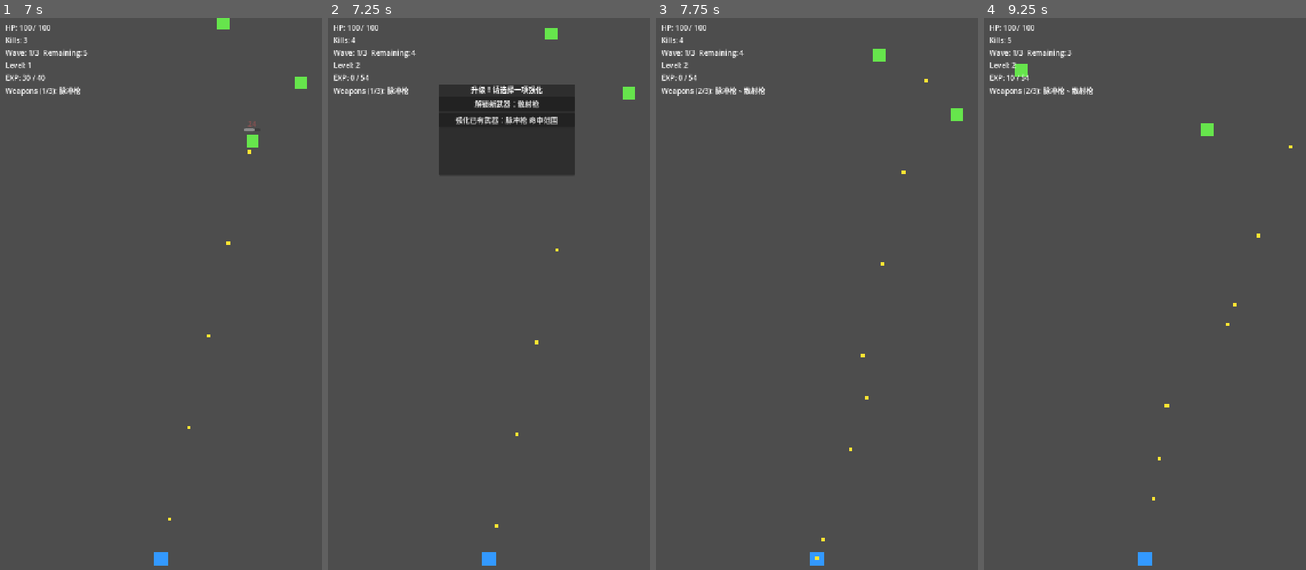
Above: before the commit, frames 1-4 (left to right).
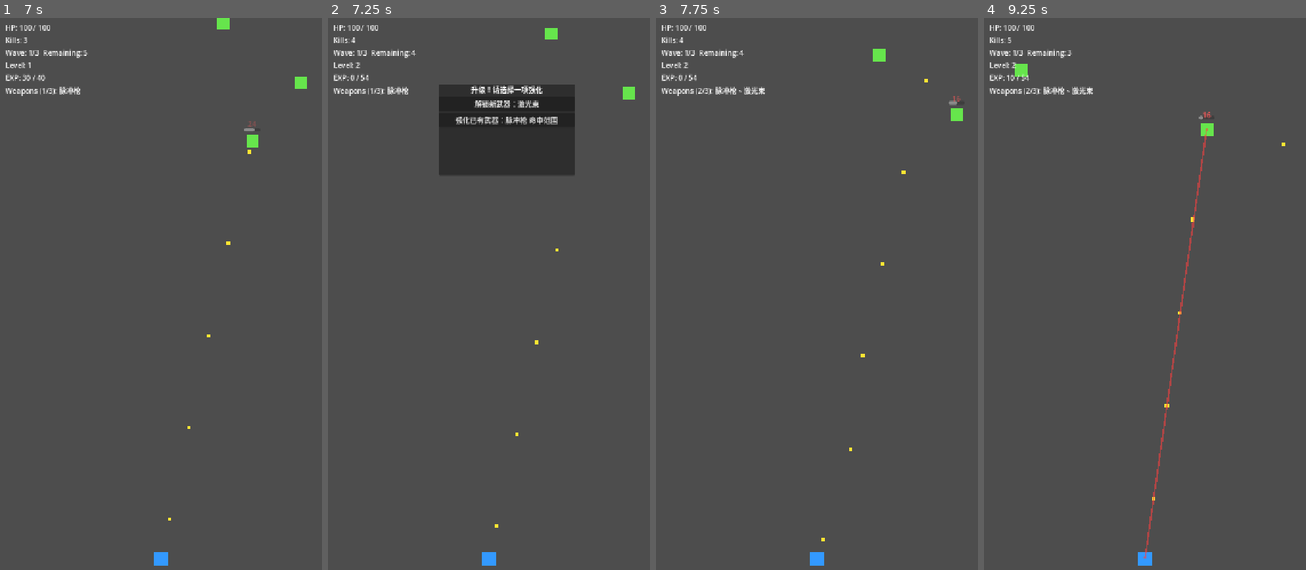
Above: after the commit, the same moments.

Repository: Jlu-waterbrother/fight_zombie
Game: Godot game, scene res://scenes/bootstrap.tscn
Same seed, same stepped clock (60 frames per second), same inputs: the game is played once before the commit and once after it.
Inputs:
- Up to frame 1 (7 s): click "开始游戏" at 0.5 s
- Up to frame 2 (7.25 s): no input
- Up to frame 3 (7.75 s): click "解锁新武器：散射枪" (after the commit: "解锁新武器：激光束") at 7.25 s
- Up to frame 4 (9.25 s): no input

Frame 1 is identical in both runs. In frame 2, less than 0.1% of the frame differs, in the area x 58-66%, y 14-17%; in frame 3, 0.1%; in frame 4, 0.6%, in the area x 27-96%, y 12-98%.

Commit message:
新的武器系统 包括激光和黑洞

Diff:
--- /dev/null
+++ b/core/data/damage_info.gd
@@ -0,0 +1,13 @@
+extends RefCounted
+class_name DamageInfo
+
+var amount := 0.0
+var source_kind: StringName = &"projectile"
+var source_weapon_id: StringName = &""
+
+static func from_values(next_amount: float, next_source_kind: StringName = &"projectile", next_source_weapon_id: StringName = &"") -> DamageInfo:
+	var info := DamageInfo.new()
+	info.amount = maxf(0.0, next_amount)
+	info.source_kind = next_source_kind
+	info.source_weapon_id = next_source_weapon_id
+	return info
--- a/game/enemies/scripts/enemy_base.gd
+++ b/game/enemies/scripts/enemy_base.gd
@@ -16,20 +16,27 @@
 var _is_attacking := false
 var _attack_cooldown := 0.0
 var _is_dead := false
+var _pending_attack_line_y := INF
+var _pending_attack_damage := 0.0
+var _pending_max_health := 0.0
+var _has_pending_config := false
 
 func _ready() -> void:
 	health_component.died.connect(_on_health_died)
+	if _has_pending_config:
+		_apply_runtime_config(_pending_attack_line_y, _pending_attack_damage, _pending_max_health)
+		_has_pending_config = false
 	_refresh_health_bar()
 
 func configure_for_run(next_attack_line_y: float, next_attack_damage: float, next_max_health: float) -> void:
-	attack_line_y = next_attack_line_y
-	attack_damage = next_attack_damage
-	health_component.max_health = maxf(1.0, next_max_health)
-	health_component.current_health = health_component.max_health
-	_is_dead = false
-	_is_attacking = false
-	_attack_cooldown = 0.0
-	_refresh_health_bar()
+	if not is_node_ready() or health_component == null:
+		_pending_attack_line_y = next_attack_line_y
+		_pending_attack_damage = next_attack_damage
+		_pending_max_health = next_max_health
+		_has_pending_config = true
+		return
+
+	_apply_runtime_config(next_attack_line_y, next_attack_damage, next_max_health)
 
 func _physics_process(delta: float) -> void:
 	if _is_dead:
@@ -55,14 +62,20 @@
 		_attack_cooldown = 0.0
 
 func apply_weapon_hit(damage: float, source_kind: StringName = &"projectile", source_weapon_id: StringName = &"") -> bool:
+	var info := DamageInfo.from_values(damage, source_kind, source_weapon_id)
+	return apply_damage_info(info)
+
+func apply_damage_info(info: DamageInfo) -> bool:
 	if _is_dead:
 		return true
+	if info == null:
+		return false
 
-	var final_damage := maxf(0.0, damage)
+	var final_damage := maxf(0.0, info.amount)
 	if final_damage <= 0.0:
 		return false
 
-	if source_kind == &"projectile" and source_weapon_id != &"":
+	if info.source_kind == &"projectile" and info.source_weapon_id != &"":
 		pass
 
 	health_component.apply_damage(final_damage)
@@ -103,3 +116,13 @@
 	tween.tween_property(damage_label, "position", damage_label.position + Vector2(0.0, -14.0), 0.35)
 	tween.parallel().tween_property(damage_label, "modulate:a", 0.0, 0.35)
 	tween.finished.connect(damage_label.queue_free)
+
+func _apply_runtime_config(next_attack_line_y: float, next_attack_damage: float, next_max_health: float) -> void:
+	attack_line_y = next_attack_line_y
+	attack_damage = next_attack_damage
+	health_component.max_health = maxf(1.0, next_max_health)
+	health_component.current_health = health_component.max_health
+	_is_dead = false
+	_is_attacking = false
+	_attack_cooldown = 0.0
+	_refresh_health_bar()
--- a/game/weapons/data/arc_weapon.tres
+++ b/game/weapons/data/arc_weapon.tres
@@ -6,6 +6,7 @@
 script = ExtResource("1")
 weapon_id = "arc"
 weapon_name = "弧光枪"
+weapon_kind = &"projectile"
 fire_interval = 0.55
 fire_interval_min = 0.2
 projectile_count = 3
--- /dev/null
+++ b/game/weapons/data/laser_weapon.tres
@@ -0,0 +1,17 @@
+[gd_resource type="Resource" script_class="WeaponEntry" load_steps=2 format=3]
+
+[ext_resource type="Script" path="res://game/weapons/scripts/weapon_entry.gd" id="1"]
+
+[resource]
+script = ExtResource("1")
+weapon_id = "laser"
+weapon_name = "激光束"
+weapon_kind = &"laser"
+fire_interval = 0.3
+fire_interval_min = 0.08
+projectile_count = 1
+spread_degrees = 0.0
+hit_radius = 18.0
+damage = 16.0
+laser_width = 4.0
+laser_duration = 0.08
--- a/game/weapons/data/pulse_weapon.tres
+++ b/game/weapons/data/pulse_weapon.tres
@@ -4,4 +4,12 @@
 
 [resource]
 script = ExtResource("1")
+weapon_id = "pulse"
+weapon_name = "脉冲枪"
+weapon_kind = &"projectile"
+fire_interval = 0.22
+fire_interval_min = 0.06
+projectile_count = 1
+spread_degrees = 0.0
+hit_radius = 18.0
 damage = 24.0
--- a/game/weapons/data/scatter_weapon.tres
+++ b/game/weapons/data/scatter_weapon.tres
@@ -6,6 +6,7 @@
 script = ExtResource("1")
 weapon_id = "scatter"
 weapon_name = "散射枪"
+weapon_kind = &"projectile"
 fire_interval = 0.4
 fire_interval_min = 0.12
 projectile_count = 2
--- /dev/null
+++ b/game/weapons/data/summon_blackhole_weapon.tres
@@ -0,0 +1,18 @@
+[gd_resource type="Resource" script_class="WeaponEntry" load_steps=2 format=3]
+
+[ext_resource type="Script" path="res://game/weapons/scripts/weapon_entry.gd" id="1"]
+
+[resource]
+script = ExtResource("1")
+weapon_id = "blackhole"
+weapon_name = "黑洞召唤"
+weapon_kind = &"summon"
+fire_interval = 1.9
+fire_interval_min = 0.7
+projectile_count = 1
+spread_degrees = 0.0
+hit_radius = 16.0
+damage = 8.0
+summon_duration = 3.2
+summon_tick_interval = 0.25
+summon_radius = 78.0
--- a/game/weapons/scenes/aoe_field.tscn
+++ b/game/weapons/scenes/aoe_field.tscn
@@ -1,3 +1,10 @@
-[gd_scene format=3]
+[gd_scene load_steps=2 format=3]
 
-[node name="AOEField" type="Area2D"]
+[ext_resource type="Script" path="res://game/weapons/scripts/aoe_field_runtime.gd" id="1"]
+
+[node name="AOEField" type="Node2D"]
+script = ExtResource("1")
+
+[node name="Visual" type="Polygon2D" parent="."]
+color = Color(0.08, 0.08, 0.08, 0.82)
+polygon = PackedVector2Array(36, 0, 31.1769, 18, 18, 31.1769, 0, 36, -18, 31.1769, -31.1769, 18, -36, 0, -31.1769, -18, -18, -31.1769, 0, -36, 18, -31.1769, 31.1769, -18)
--- /dev/null
+++ b/game/weapons/scripts/aoe_field_runtime.gd
@@ -0,0 +1,49 @@
+extends Node2D
+class_name AOEFieldRuntime
+
+signal pulse_damage(position: Vector2, radius: float, damage_info: DamageInfo)
+signal expired(field: AOEFieldRuntime)
+
+@export var radius := 72.0
+@export var tick_interval := 0.25
+@export var duration := 3.0
+
+@onready var visual: Polygon2D = $Visual
+
+var _tick_cooldown := 0.0
+var _duration_left := 0.0
+var _damage_info: DamageInfo
+
+func _ready() -> void:
+	_duration_left = duration
+	_tick_cooldown = 0.0
+	_update_visual()
+
+func configure(next_radius: float, next_tick_interval: float, next_duration: float, next_damage_info: DamageInfo) -> void:
+	radius = maxf(8.0, next_radius)
+	tick_interval = maxf(0.05, next_tick_interval)
+	duration = maxf(0.1, next_duration)
+	_duration_left = duration
+	_tick_cooldown = 0.0
+	_damage_info = next_damage_info
+	if is_node_ready():
+		_update_visual()
+
+func _process(delta: float) -> void:
+	if GameState.is_paused:
+		return
+
+	_duration_left -= delta
+	_tick_cooldown -= delta
+
+	if _tick_cooldown <= 0.0:
+		_tick_cooldown = tick_interval
+		if _damage_info != null:
+			pulse_damage.emit(global_position, radius, _damage_info)
+
+	if _duration_left <= 0.0:
+		expired.emit(self)
+		queue_free()
+
+func _update_visual() -> void:
+	visual.scale = Vector2.ONE * (radius / 36.0)
--- a/game/weapons/scripts/weapon_entry.gd
+++ b/game/weapons/scripts/weapon_entry.gd
@@ -3,9 +3,15 @@
 
 @export var weapon_id := "pulse"
 @export var weapon_name := "脉冲枪"
+@export var weapon_kind: StringName = &"projectile"
 @export var fire_interval := 0.22
 @export var fire_interval_min := 0.06
 @export var projectile_count := 1
 @export var spread_degrees := 0.0
 @export var hit_radius := 18.0
 @export var damage := 20.0
+@export var laser_width := 3.0
+@export var laser_duration := 0.08
+@export var summon_duration := 3.0
+@export var summon_tick_interval := 0.25
+@export var summon_radius := 72.0
--- a/scenes/run_game.gd
+++ b/scenes/run_game.gd
@@ -2,8 +2,11 @@
 
 const ENEMY_SCENE := preload("res://game/enemies/scenes/zombie_basic.tscn")
 const BULLET_SCENE := preload("res://game/weapons/scenes/bullet.tscn")
+const AOE_FIELD_SCENE := preload("res://game/weapons/scenes/aoe_field.tscn")
 const DEFAULT_WEAPON_RESOURCES: Array[WeaponEntry] = [
 	preload("res://game/weapons/data/pulse_weapon.tres"),
+	preload("res://game/weapons/data/laser_weapon.tres"),
+	preload("res://game/weapons/data/summon_blackhole_weapon.tres"),
 	preload("res://game/weapons/data/scatter_weapon.tres"),
 	preload("res://game/weapons/data/arc_weapon.tres"),
 ]
@@ -32,6 +35,7 @@
 @onready var player: CharacterBody2D = $Player
 @onready var enemy_container: Node2D = $EnemyContainer
 @onready var bullet_container: Node2D = $BulletContainer
+@onready var summon_container: Node2D = $SummonContainer
 @onready var health_label: Label = $UILayer/HealthLabel
 @onready var kill_label: Label = $UILayer/KillLabel
 @onready var wave_label: Label = $UILayer/WaveLabel
@@ -202,6 +206,7 @@
 		var weapon := {
 			"id": entry_id,
 			"name": String(entry.weapon_name),
+			"weapon_kind": entry.weapon_kind,
 			"cooldown": 0.0,
 			"fire_interval": float(entry.fire_interval),
 			"fire_interval_min": float(entry.fire_interval_min),
@@ -209,6 +214,11 @@
 			"spread_degrees": float(entry.spread_degrees),
 			"hit_radius": float(entry.hit_radius),
 			"damage": float(entry.damage),
+			"laser_width": float(entry.laser_width),
+			"laser_duration": float(entry.laser_duration),
+			"summon_duration": float(entry.summon_duration),
+			"summon_tick_interval": float(entry.summon_tick_interval),
+			"summon_radius": float(entry.summon_radius),
 		}
 		_weapon_pool[weapon.id] = weapon
 		_weapon_order.append(weapon.id)
@@ -269,16 +279,85 @@
 	var spread_degrees := float(weapon.spread_degrees)
 	var hit_radius := float(weapon.hit_radius)
 	var damage := float(weapon.damage)
+	var weapon_kind := StringName(String(weapon.weapon_kind))
+	var weapon_id := String(weapon.id)
+
+	if weapon_kind == &"summon":
+		_spawn_black_hole(weapon, nearest_enemy, damage)
+		return
+
+	if weapon_kind == &"laser":
+		_fire_laser_weapon(weapon, nearest_enemy, damage)
+		return
 
 	if projectile_count <= 1:
-		_spawn_projectile(base_direction, hit_radius, damage, nearest_enemy, String(weapon.id))
+		_spawn_projectile(base_direction, hit_radius, damage, nearest_enemy, weapon_id)
 		return
 
 	var center_index := float(projectile_count - 1) * 0.5
 	for i in projectile_count:
 		var angle_deg := (float(i) - center_index) * spread_degrees
 		var direction := base_direction.rotated(deg_to_rad(angle_deg))
-		_spawn_projectile(direction, hit_radius, damage, nearest_enemy, String(weapon.id))
+		_spawn_projectile(direction, hit_radius, damage, nearest_enemy, weapon_id)
+
+func _spawn_black_hole(weapon: Dictionary, target_enemy: EnemyBase, damage: float) -> void:
+	var spawn_position := player.global_position + Vector2(0.0, -120.0)
+	if target_enemy != null and is_instance_valid(target_enemy):
+		spawn_position = target_enemy.global_position
+
+	var source_weapon_id := StringName(String(weapon.id))
+	var info := DamageInfo.from_values(damage, &"summon", source_weapon_id)
+
+	var field := AOE_FIELD_SCENE.instantiate() as AOEFieldRuntime
+	field.global_position = spawn_position
+	field.configure(float(weapon.summon_radius), float(weapon.summon_tick_interval), float(weapon.summon_duration), info)
+	field.pulse_damage.connect(_on_summon_pulse_damage)
+	field.expired.connect(_on_summon_expired)
+	summon_container.add_child(field)
+
+func _on_summon_pulse_damage(position: Vector2, radius: float, info: DamageInfo) -> void:
+	for child in enemy_container.get_children():
+		var enemy := child as EnemyBase
+		if enemy == null:
+			continue
+		if enemy.global_position.distance_to(position) > radius:
+			continue
+		_apply_damage_to_enemy(enemy, info)
+
+func _on_summon_expired(field: AOEFieldRuntime) -> void:
+	if field == null:
+		return
+	if not is_instance_valid(field):
+		return
+	field.queue_free()
+
+func _fire_laser_weapon(weapon: Dictionary, target_enemy: EnemyBase, damage: float) -> void:
+	if target_enemy == null:
+		return
+	if not is_instance_valid(target_enemy):
+		return
+
+	var source_weapon_id := StringName(String(weapon.id))
+	var damage_info := DamageInfo.from_values(damage, &"laser", source_weapon_id)
+	_apply_damage_to_enemy(target_enemy, damage_info)
+
+	var laser_width := maxf(1.0, float(weapon.laser_width))
+	var laser_duration := maxf(0.03, float(weapon.laser_duration))
+	_spawn_laser_line(player.global_position, target_enemy.global_position, laser_width, laser_duration)
+
+func _spawn_laser_line(start_pos: Vector2, end_pos: Vector2, width: float, duration: float) -> void:
+	var line := Line2D.new()
+	line.z_index = 6
+	line.width = width
+	line.default_color = Color(1.0, 0.25, 0.25, 0.95)
+	line.position = start_pos
+	line.add_point(Vector2.ZERO)
+	line.add_point(end_pos - start_pos)
+	bullet_container.add_child(line)
+
+	var tween := create_tween()
+	tween.tween_property(line, "modulate:a", 0.0, duration)
+	tween.finished.connect(line.queue_free)
 
 func _spawn_projectile(direction: Vector2, hit_radius: float, damage: float, target_enemy: EnemyBase, weapon_id: String) -> void:
 	var bullet := BULLET_SCENE.instantiate() as ProjectileRuntime
@@ -306,7 +385,8 @@
 		if hit_enemy != null:
 			var damage := float(bullet.get_meta("damage", 1.0))
 			var source_weapon_id := StringName(String(bullet.get_meta("weapon_id", "")))
-			hit_enemy.apply_weapon_hit(damage, &"projectile", source_weapon_id)
+			var damage_info := DamageInfo.from_values(damage, &"projectile", source_weapon_id)
+			_apply_damage_to_enemy(hit_enemy, damage_info)
 			bullet.queue_free()
 
 func _on_enemy_defeated(enemy: EnemyBase) -> void:
@@ -317,6 +397,13 @@
 	_kill_count += 1
 	_gain_experience(exp_per_kill)
 	enemy.queue_free()
+
+func _apply_damage_to_enemy(enemy: EnemyBase, info: DamageInfo) -> void:
+	if enemy == null:
+		return
+	if not is_instance_valid(enemy):
+		return
+	enemy.apply_damage_info(info)
 
 func _find_hit_enemy(point: Vector2, hit_radius: float) -> EnemyBase:
 	for child in enemy_container.get_children():
@@ -353,6 +440,8 @@
 		child.queue_free()
 	for child in bullet_container.get_children():
 		child.queue_free()
+	for child in summon_container.get_children():
+		child.queue_free()
 	fail_panel.visible = true
 	victory_panel.visible = false
 	_is_upgrade_open = false
@@ -369,6 +458,8 @@
 	var reward_gold := _reward_settlement.settle_gold(base_settlement_gold + _kill_count * kill_gold_bonus, _current_wave_index)
 	GameState.add_gold(reward_gold)
 	for child in bullet_container.get_children():
+		child.queue_free()
+	for child in summon_container.get_children():
 		child.queue_free()
 	victory_panel.visible = true
 	fail_panel.visible = false
--- a/scenes/run_game.tscn
+++ b/scenes/run_game.tscn
@@ -12,6 +12,8 @@
 [node name="EnemyContainer" type="Node2D" parent="."]
 
 [node name="BulletContainer" type="Node2D" parent="."]
+
+[node name="SummonContainer" type="Node2D" parent="."]
 
 [node name="UILayer" type="CanvasLayer" parent="."]
 
Not shown, added: core/data/damage_info.gd.uid
Not shown, added: game/weapons/scripts/aoe_field_runtime.gd.uid
